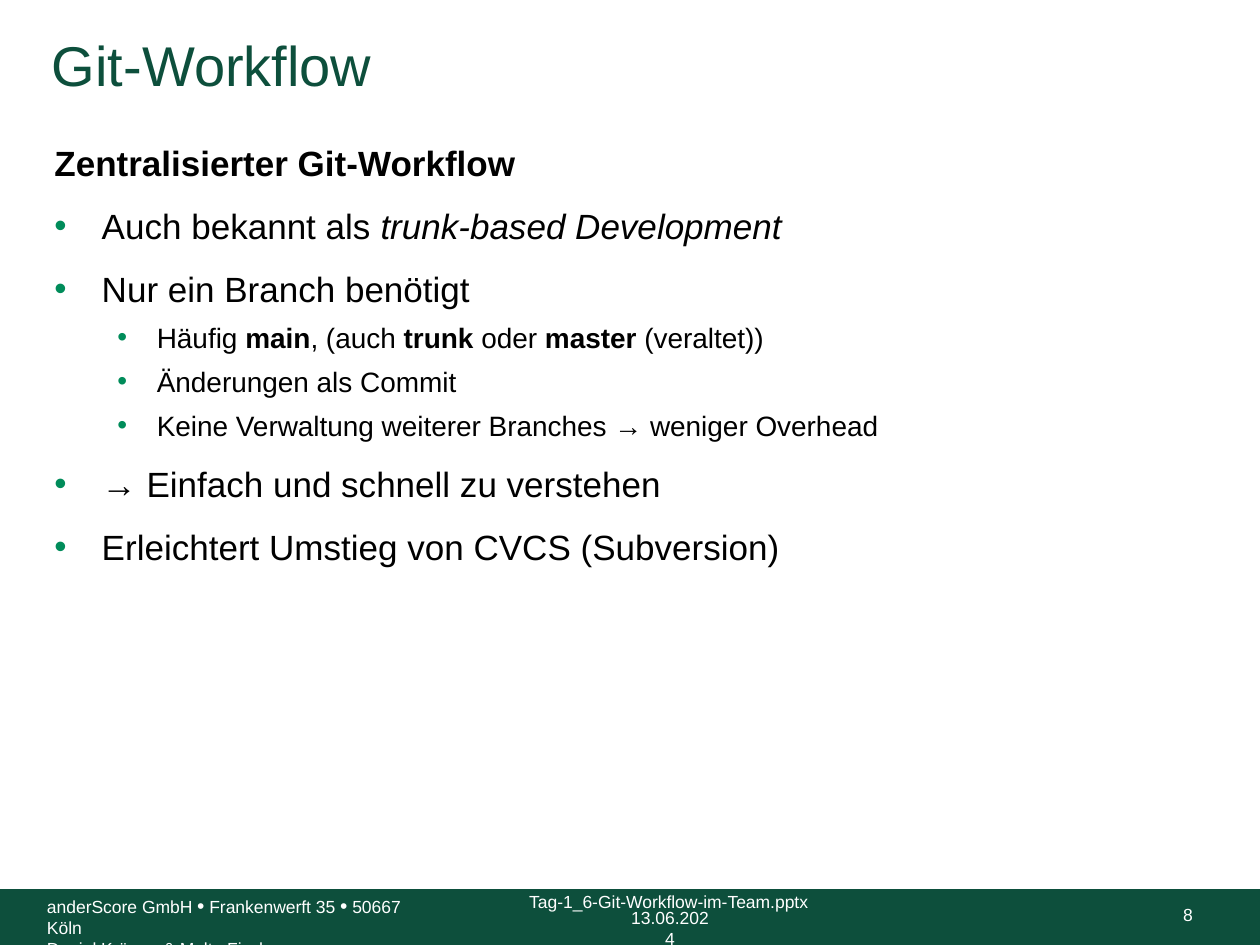
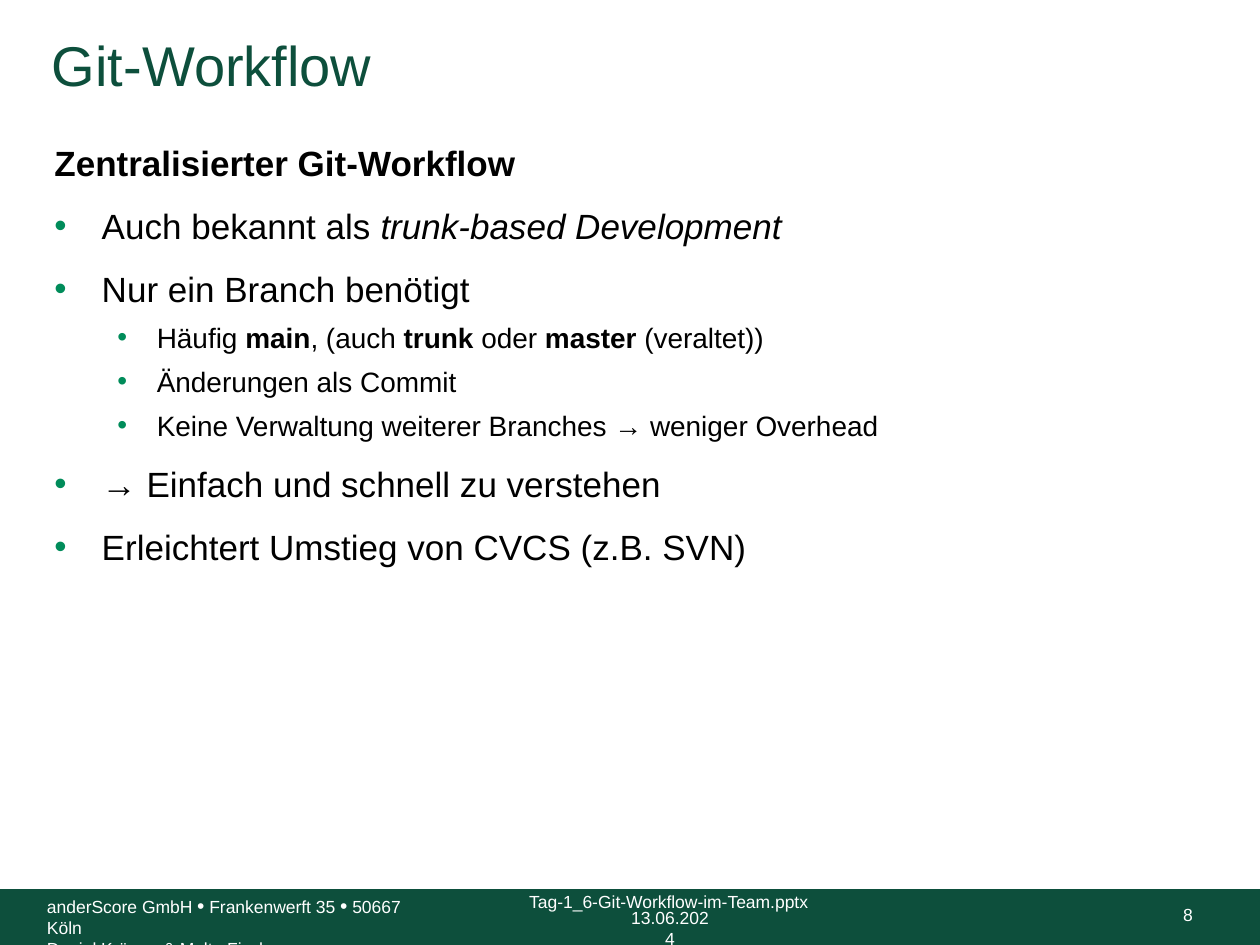
Before and after one commit to anderscore-gmbh/gitlab, a slide deck: slide 8 of slides/Tag-1_6-Git-Workflow-im-Team.pptx. Drawn at 1260x945 pixels with LibreOffice and Linux fonts; fonts in the diff are those of the drawing; background and template pictures are left out. Boxes give left, top, right and bottom in pixels: in the first picture for what was removed or moved away, otherwise in the second. Text is boxed around its words. In the diff, an @@ line names an element or a change of style, - is before the commit and + after.

Commit message:
Updated git and workflow slides

```diff
--- a/slides/Tag-1_6-Git-Workflow-im-Team.pptx
+++ b/slides/Tag-1_6-Git-Workflow-im-Team.pptx
@@ text at <box>102,534,746,567</box>: text changed @@
-• Erleichtert Umstieg von CVCS (Subversion)
+• Erleichtert Umstieg von CVCS (z.B. SVN)
```
Also in this commit, not shown: 4 other slides changed, 5 other files.
